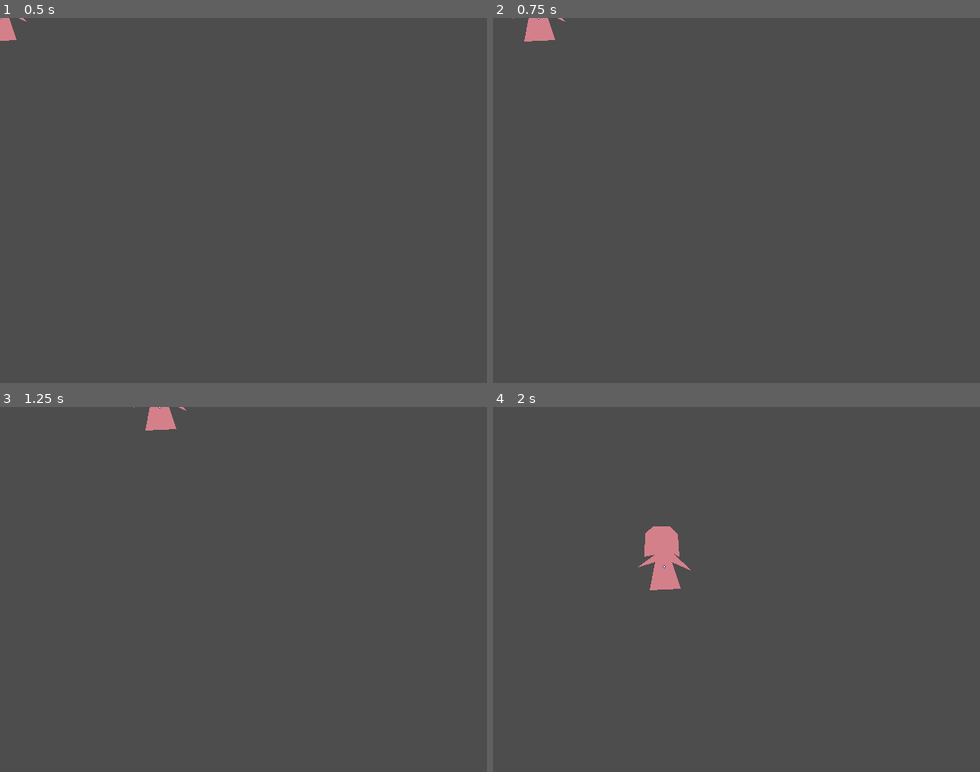
Above: before the commit, frames 1-4 (two rows, left to right).
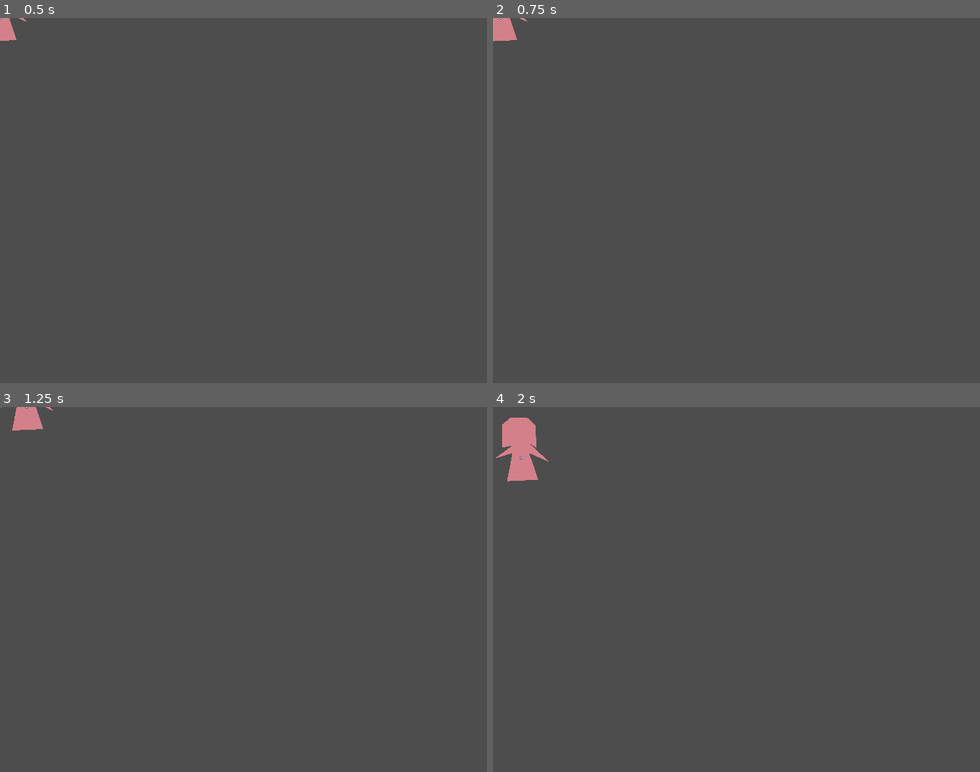
Above: after the commit, the same moments.

Repository: JeanShark-dev/genre-etude-bullet-hell
Game: Godot game, scene res://character/character.tscn
Two runs of this game, one before a commit and one after it. Both use one fixed random seed, a clock stepped at 60 frames per second and the inputs below. This scene is started directly instead of the project's main scene.
Inputs:
- Up to frame 1 (0.5 s): no input
- Up to frame 2 (0.75 s): tap Enter at 0.5 s; hold Right (ui_right) from 0.53 s (still down); hold Shift (gp_focus, bound only after the commit) from 0.53 s (still down)
- Up to frame 3 (1.25 s): keep holding Right (ui_right); keep holding Shift (gp_focus, bound only after the commit)
- Up to frame 4 (2 s): release Right (ui_right) at 1.28 s; release Shift (gp_focus, bound only after the commit) at 1.28 s; hold Down (ui_down) from 1.28 s (still down); tap Shift (gp_focus, bound only after the commit) at 1.35 s

Frame 1 is identical in both runs. In frame 2, 0.6% of the frame differs, in the area x 0-15%, y 0-7%; in frame 3, 0.7%; in frame 4, 2.1%, in the area x 0-41%, y 2-51%.

Commit message:
new movement script, resize handling, work on character sprite

Diff:
--- a/character/movement.gd
+++ b/character/movement.gd
@@ -1,15 +1,20 @@
 extends CharacterBody2D
 
 
-const SPEED = 300.0
+var speed = 100
 
 
 func _physics_process(delta):
+	var move_speed = speed
+	if Input.is_action_pressed("gp_focus"):
+		move_speed = speed/2
+
 	var direction = Vector2(Input.get_axis("ui_left", "ui_right"), Input.get_axis("ui_up", "ui_down"))
+
 	if direction:
-		velocity = direction * SPEED
+		velocity = direction * move_speed
 	else:
-		velocity.x = move_toward(velocity.x, 0, SPEED)
-		velocity.y = move_toward(velocity.y, 0, SPEED)
+		velocity.x = move_toward(velocity.x, 0, move_speed)
+		velocity.y = move_toward(velocity.y, 0, move_speed)
 
 	move_and_slide()
--- a/project.godot
+++ b/project.godot
@@ -19,3 +19,12 @@
 
 window/size/viewport_width=640
 window/size/viewport_height=480
+window/stretch/mode="viewport"
+
+[input]
+
+gp_focus={
+"deadzone": 0.5,
+"events": [Object(InputEventKey,"resource_local_to_scene":false,"resource_name":"","device":-1,"window_id":0,"alt_pressed":false,"shift_pressed":false,"ctrl_pressed":false,"meta_pressed":false,"pressed":false,"keycode":0,"physical_keycode":4194325,"key_label":0,"unicode":0,"echo":false,"script":null)
+]
+}
Not shown, changed: character/char.kra
Not shown, added: character/char.kra~
